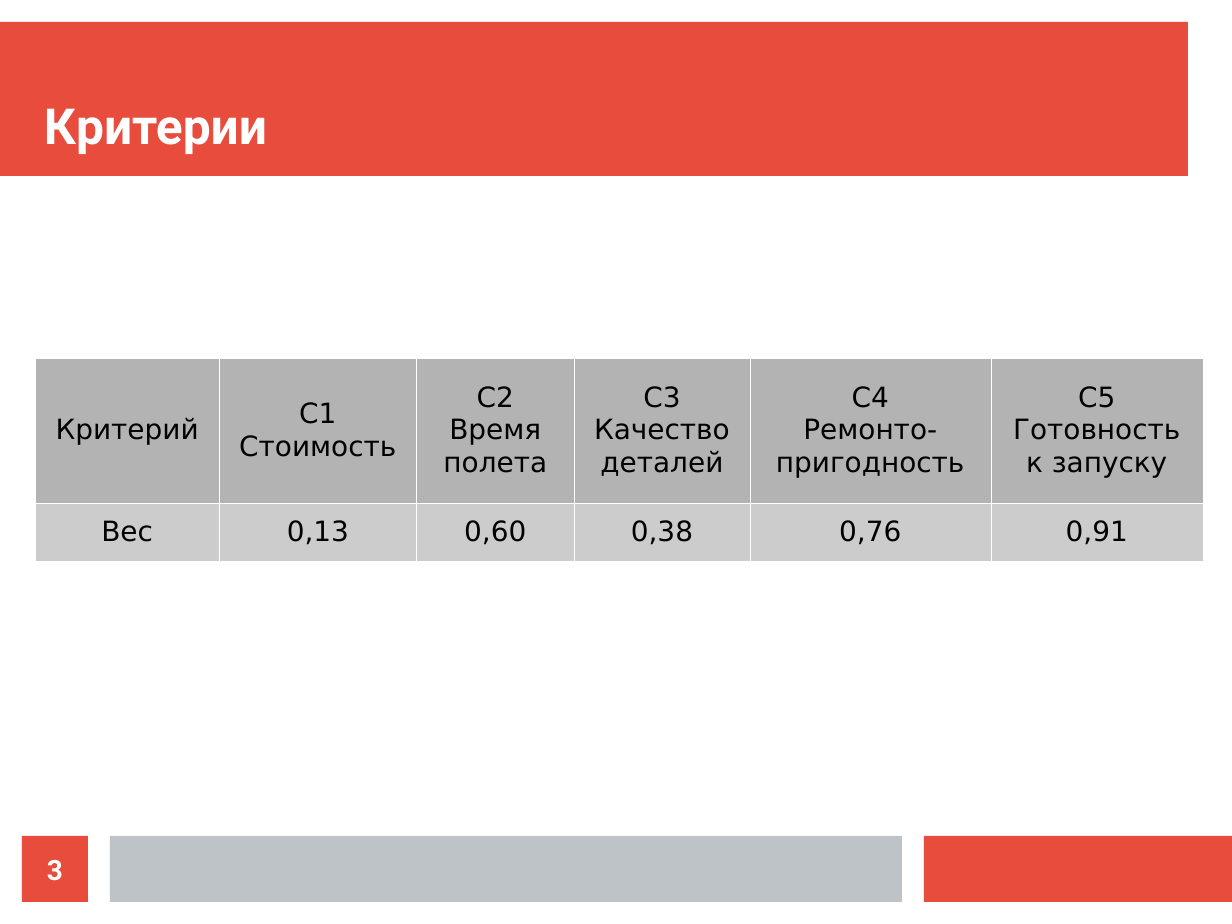
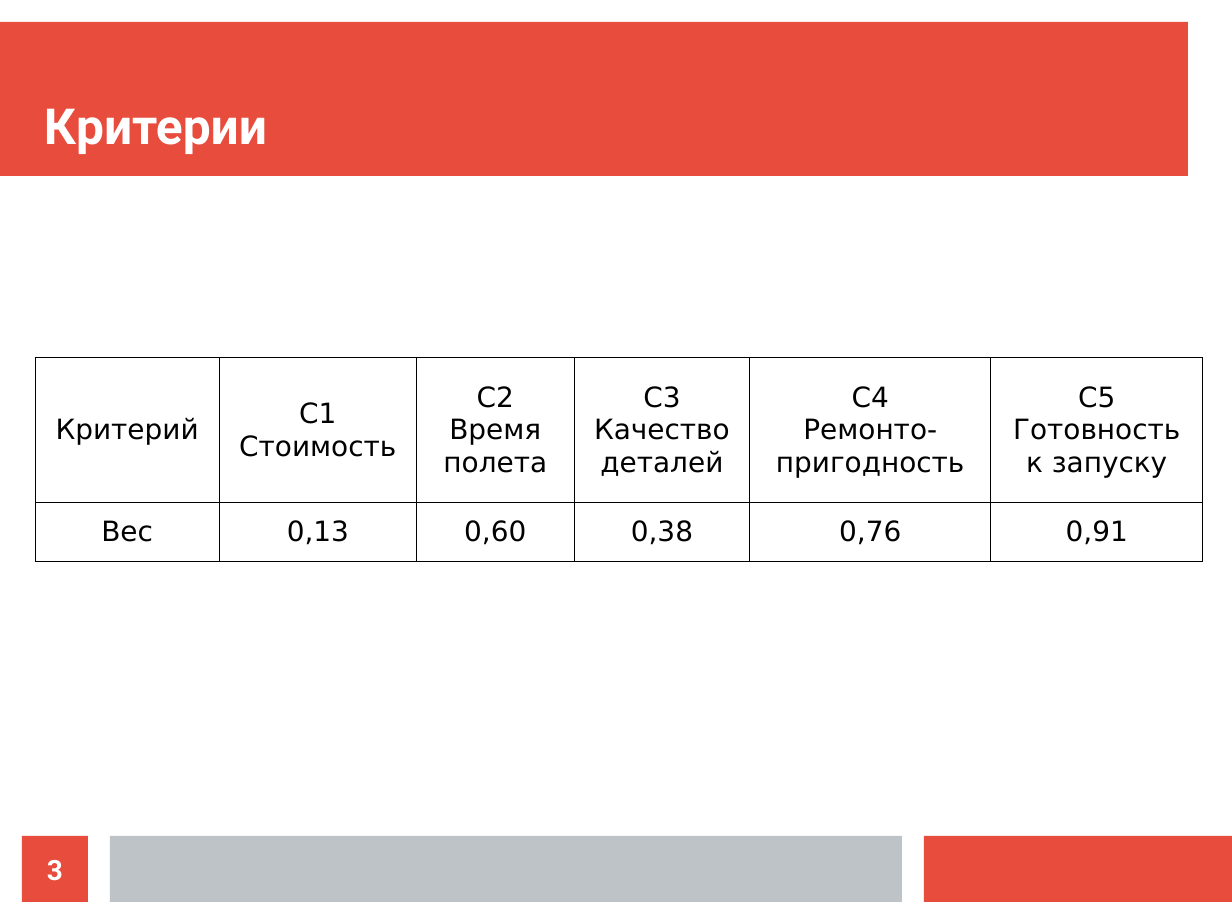
Before and after one commit to ikherty/DA, a slide deck: slide 3 of CW_Petrenko.odp. Drawn at 1232x924 pixels with LibreOffice and Linux fonts; fonts in the diff are those of the drawing. Boxes give left, top, right and bottom in pixels: in the first picture for what was removed or moved away, otherwise in the second. Text is boxed around its words. In the diff, an @@ line names an element or a change of style, - is before the commit and + after.

```diff
--- a/CW_Petrenko.odp
+++ b/CW_Petrenko.odp
@@ table at [35,358,1204,561] @@
@@ fill #B3B3B3 to none in row 1 @@
@@ fill #CCCCCC to none in row 2 @@
@@ borders changed @@
```
Also in this commit, not shown: 5 other slides changed, 9 slides added, 6 slides removed, 3 other files.
